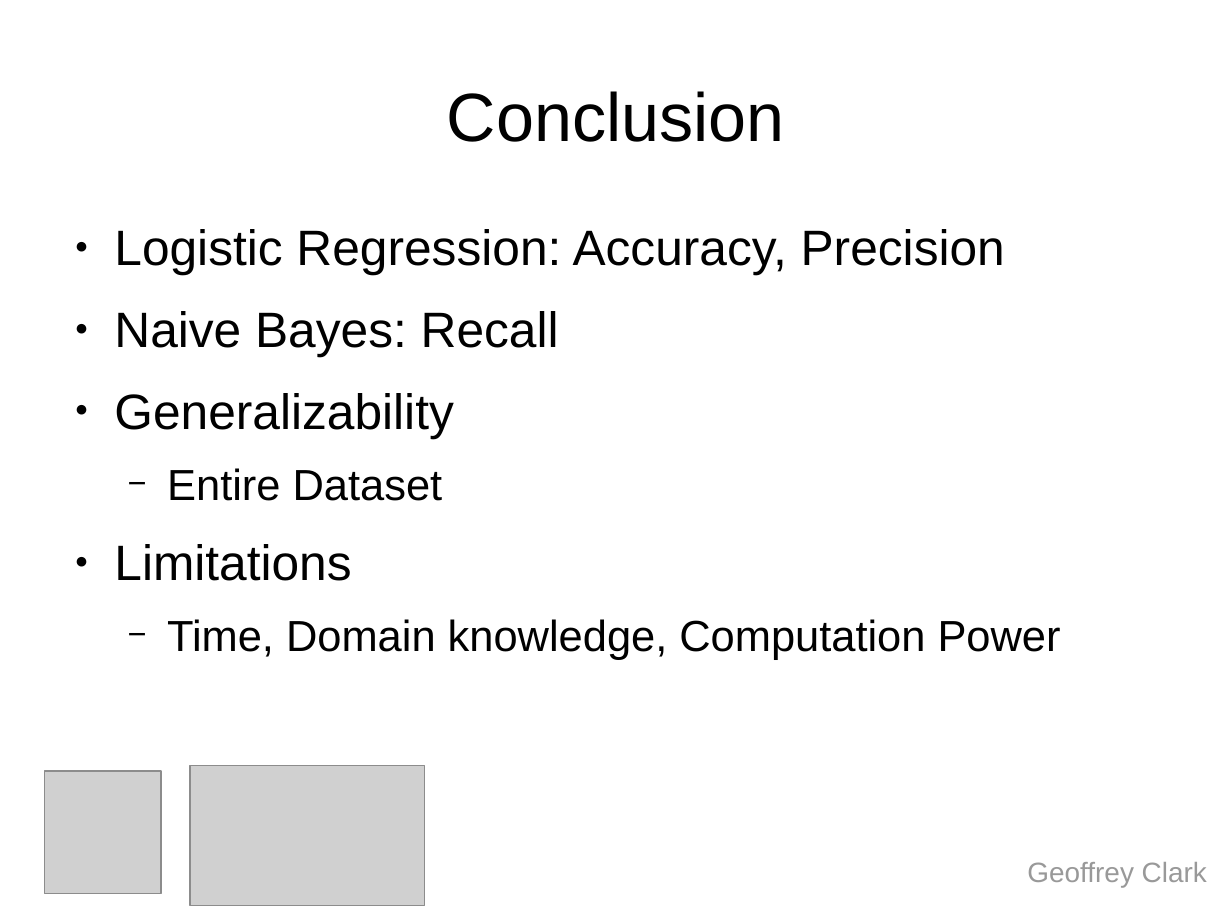
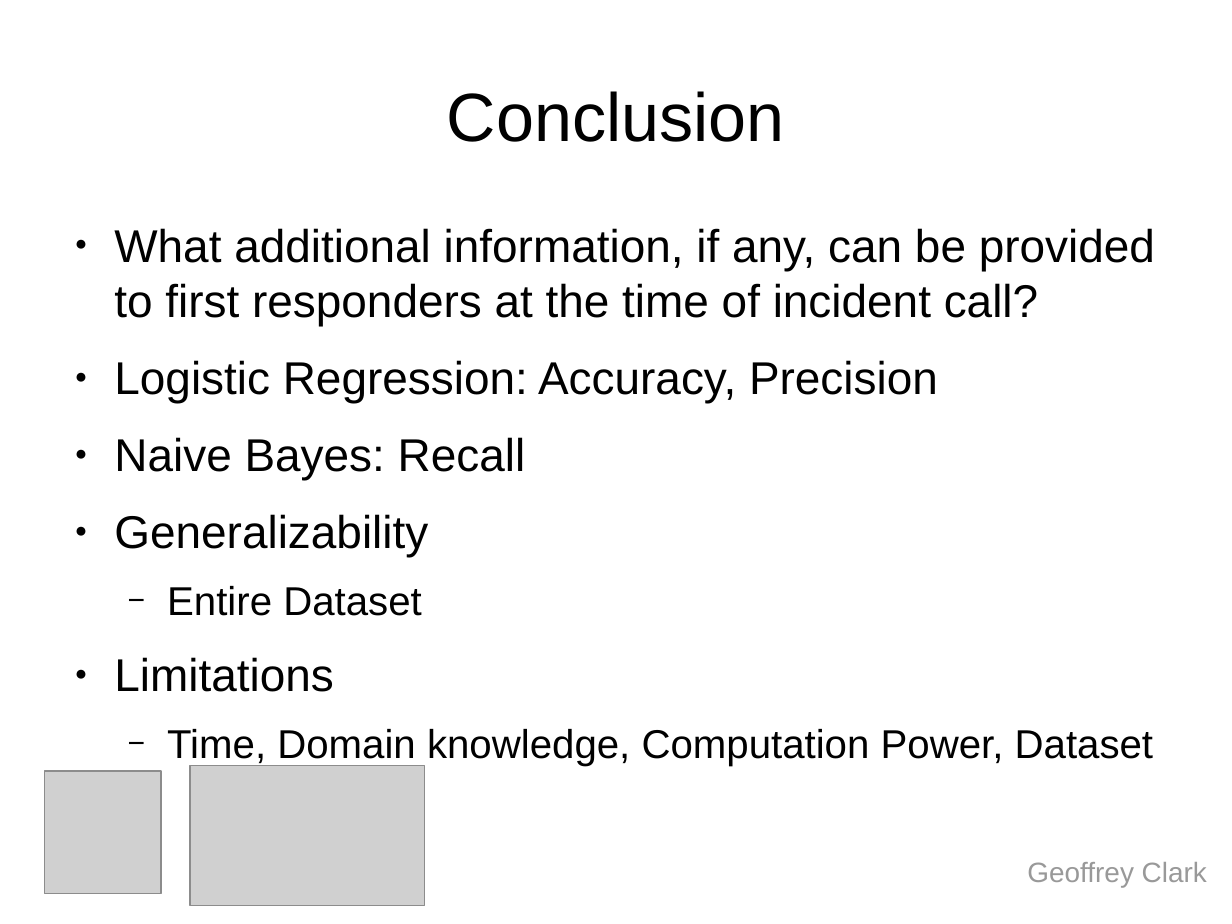
Before and after one commit to gffryclrk/toronto.fire.incident.data, a slide deck: slide 10 of pres/stack.odp. Drawn at 1232x924 pixels with LibreOffice and Linux fonts; fonts in the diff are those of the drawing; grey boxes stand for pictures. Boxes give left, top, right and bottom in pixels: in the first picture for what was removed or moved away, otherwise in the second. Text is boxed around its words. In the diff, an @@ line names an element or a change of style, - is before the commit and + after.

Commit message:
Updated Presentation

```diff
--- a/pres/stack.odp
+++ b/pres/stack.odp
@@ text at [114,228,1155,326]: paragraph added @@
+● What additional information, if any, can be provided to first responders at the time of incident call?
@@ text at [114,360,938,692]: size 32 to 29.6 pt in "Logistic Regression: Accuracy, Precision", "Naive Bayes: Recall", "Generalizability", "Limitations"; size 28 to 25.9 pt in "Entire Dataset" @@
@@ text at [167,729,1153,766]: text changed; size 28 to 25.9 pt @@
-  − Time, Domain knowledge, Computation Power
+  − Time, Domain knowledge, Computation Power, Dataset
```
Also in this commit, not shown: 3 other slides changed, 1 other file.
